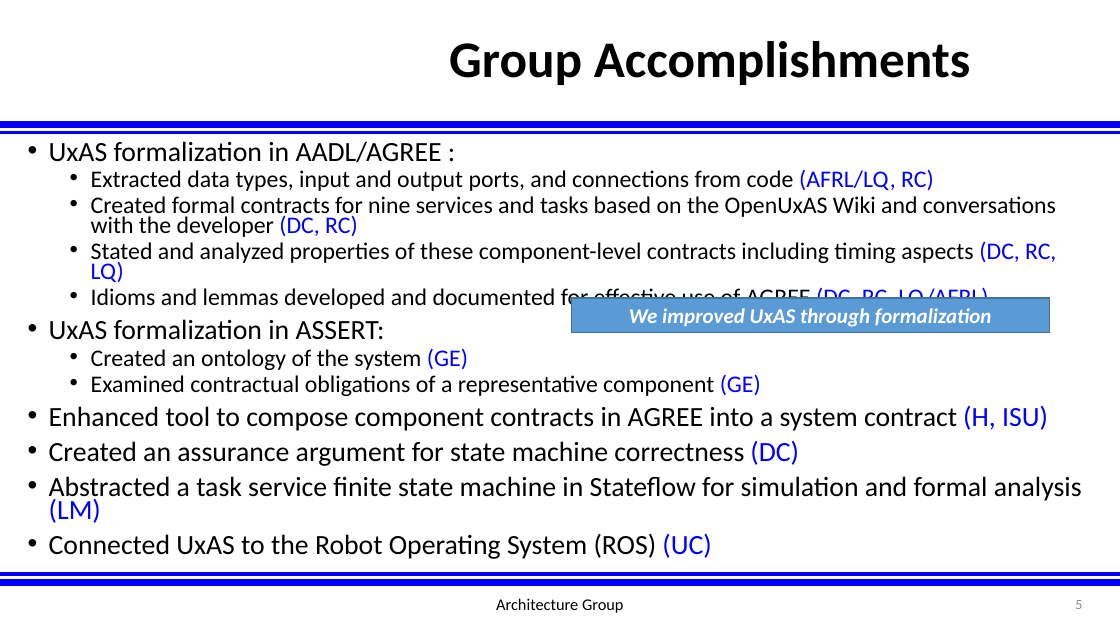
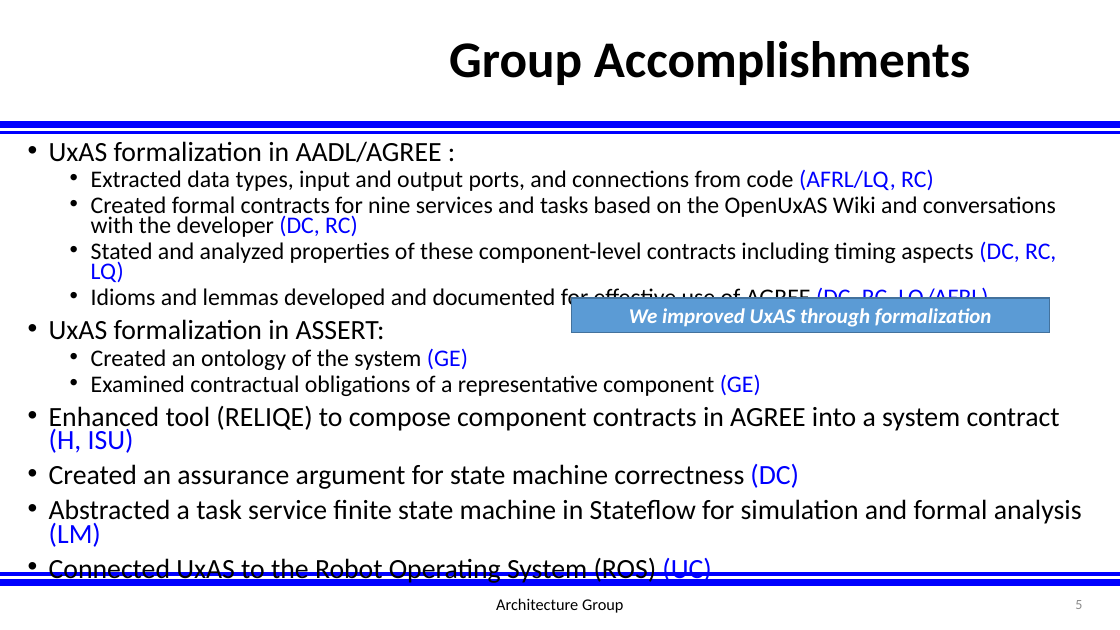
Before and after one commit to afrl-rq/OpenUxAS-SoI, a slide deck: slide 5 of presentations/S5_SoI_Architecture_Group.pptx. Drawn at 1120x630 pixels with LibreOffice and Linux fonts; fonts in the diff are those of the drawing; background and template pictures are left out. Boxes give left, top, right and bottom in pixels: in the first picture for what was removed or moved away, otherwise in the second. Text is boxed around its words. In the diff, an @@ line names an element or a change of style, - is before the commit and + after.

```diff
--- a/presentations/S5_SoI_Architecture_Group.pptx
+++ b/presentations/S5_SoI_Architecture_Group.pptx
@@ text at box(49, 406, 1060, 453): text changed @@
-• Enhanced tool to compose component contracts in AGREE into a system contract (H, ISU)
+• Enhanced tool (RELIQE) to compose component contracts in AGREE into a system contract (H, ISU)
```
Also in this commit, not shown: 1 other slide changed, 1 slide added, 2 slides removed.
